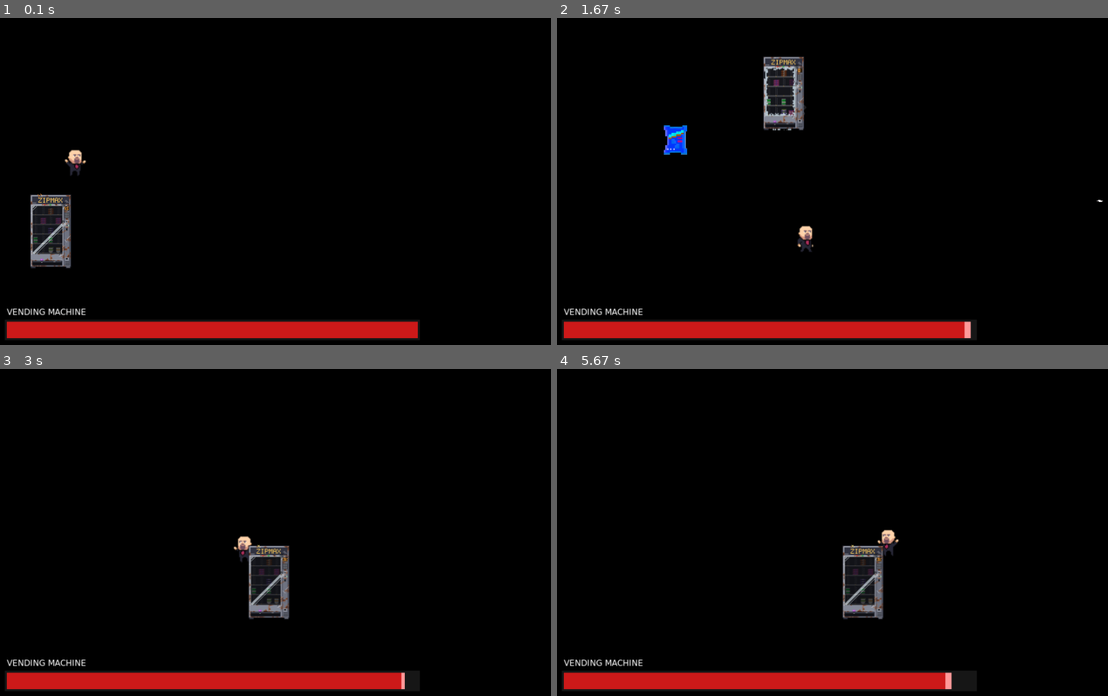
Above: before the commit, frames 1-4 (two rows, left to right).
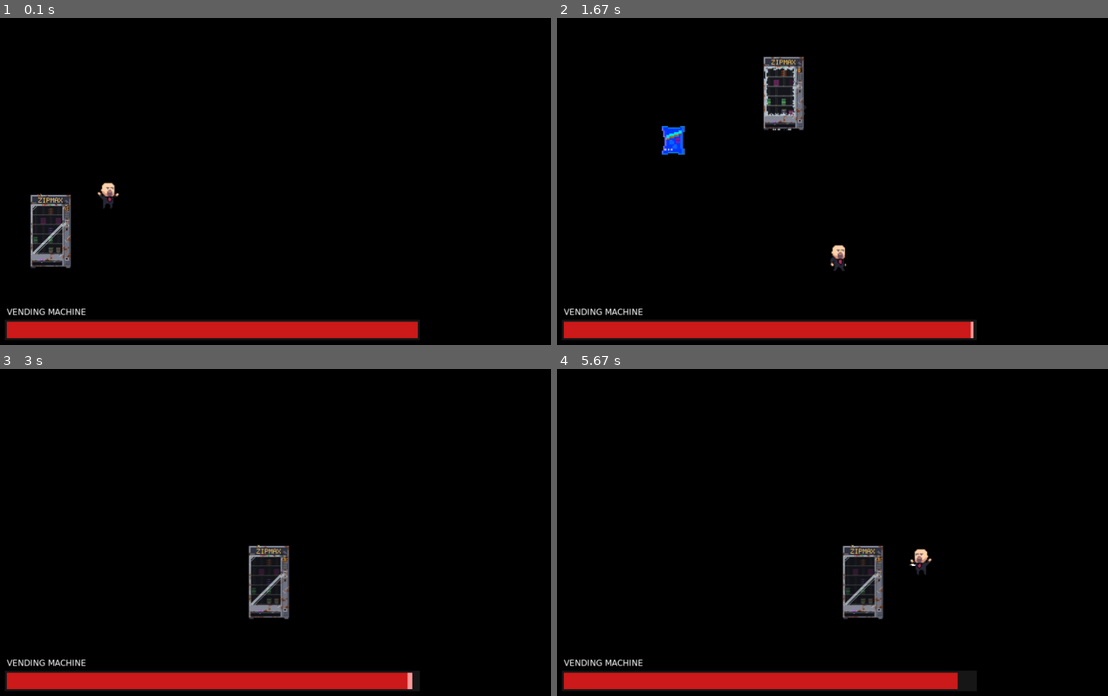
Above: after the commit, the same moments.

Repository: polgonzalez05/luathon-MasAitorGonzalezPolGarciaEnricMorerresJordiDoneuxGillesDelohenLuc
Game: LÖVE game, started from main.lua
The game is run twice, just before and just after one commit, with the same random seed, the same clock (stepped at 60 frames per second) and the same inputs.
Inputs:
- Up to frame 1 (0.1 s): no input
- Up to frame 2 (1.67 s): hold F 0.33-0.8 s; hold D 0.33-0.8 s; hold K 0.83-1.3 s; hold D 0.83-1.3 s; tap Space at 0.9, 1.2, 1.4 s; tap F at 0.98 s; hold D from 1.33 s (still down)
- Up to frame 3 (3 s): tap Space at 1.7, 1.9, 2.2, 2.4, 2.7, 2.97 s; release D at 1.8 s; hold D 1.83-2.3 s; hold A 2.33-2.87 s; tap F at 2.48 s; hold A from 2.9 s (still down)
- Up to frame 4 (5.67 s): tap K at 3.05, 4.65 s; tap Space at 3.27, 3.4, 3.7, 4.07, 4.37, 4.57, 4.87, 5.07, 5.37, 5.57 s; release A at 3.3 s; hold D 3.33-3.97 s; hold A 4-4.47 s; tap F at 4.15, 5.65 s; hold D 4.5-4.97 s; hold D 5-5.47 s; hold A from 5.5 s (still down)

The runs differ from the first frame. In frame 1, 0.3% of the frame differs, in the area x 11-22%, y 40-59%; in frame 2, 0.7%, in the area x 18-100%, y 32-98%; in frame 3, 0.3%; in frame 4, 0.5%.

Commit message:
colision y hitbox

Diff:
--- a/lib/actor.lua
+++ b/lib/actor.lua
@@ -11,6 +11,7 @@
     self.width = self.image:getWidth()
     self.height = self.image:getHeight()
     self.rot = 0
+    self.scale = Vector(1,1)
 end
 
 function Actor:update(dt)
@@ -26,21 +27,27 @@
 end
 
 function Actor:checkCollision(aa)
-    local a_left = aa.position.x
-    local a_right = aa.position.x + aa.width
-    local a_top = aa.position.y
-    local a_bottom = aa.position.y + aa.height
+    local offsetAX = aa.hitboxOffsetX or 0
+    local offsetAY = aa.hitboxOffsetY or 0
 
-    local b_left = self.position.x
-    local b_right = self.position.x + self.width
-    local b_top = self.position.y
-    local b_bottom = self.position.y + self.height
+    local offsetBX = self.hitboxOffsetX or 0
+    local offsetBY = self.hitboxOffsetY or 0
+
+    local a_left = aa.position.x + offsetAX
+    local a_right = aa.position.x + aa.width * aa.scale.x - offsetAX
+    local a_top = aa.position.y + offsetAY
+    local a_bottom = aa.position.y + aa.height * aa.scale.y - offsetAY
+
+    local b_left = self.position.x + offsetBX
+    local b_right = self.position.x + self.width * self.scale.x - offsetBX
+    local b_top = self.position.y + offsetBY
+    local b_bottom = self.position.y + self.height * self.scale.y - offsetBY
 
     if
         a_right > b_left and --and Red's left side is further to the left than Blue's right side.
-            a_left < b_right and --and Red's bottom side is further to the bottom than Blue's top side.
-            a_bottom > b_top and --and Red's top side is further to the top than Blue's bottom side then..
-            a_top < b_bottom
+        a_left < b_right and --and Red's bottom side is further to the bottom than Blue's top side.
+        a_bottom > b_top and --and Red's top side is further to the top than Blue's bottom side then..
+        a_top < b_bottom
      then
         --There is collision!
         return true
--- a/src/character.lua
+++ b/src/character.lua
@@ -18,7 +18,7 @@
 
     self.currentAnimation = ""
 
-    self.setCharacterAnimation("idle")
+    self:setCharacterAnimation("idle")
 
     self.boss = boss
     self.daño = 15
@@ -29,7 +29,7 @@
     self.gravity = 2500
     self.jumpSpeed = -750
     self.velocityY = 0
-    self.groundY = 320
+    self.groundY = 300
 
     self.maxJumpHold = 0.25
     self.jumpHoldTime = 0
@@ -53,6 +53,9 @@
 
     self.wasInAir = false
     self.shootTimer = 0
+
+    self.hitboxOffsetX = 30
+    self.hitboxOffsetY = 20
 end
 
 
@@ -131,9 +134,10 @@
     for i = #self.projectiles, 1, -1 do
         self.projectiles[i]:update(dt)
 
-
         if (self.projectiles[i]:checkCollision(self.boss)) then
+            print("BALA HA IMPACTADO")
             self.boss:restarVida(self.daño)
+            print("VIDA DEL BOSS: " .. self.boss.vida)
             table.remove(self.projectiles, i)
 
         elseif (self.projectiles[i].position.x <= -100 or self.projectiles[i].position.x > love.graphics.getWidth() + 100) then
@@ -143,15 +147,8 @@
 
     self.tCooldown = math.max(0, self.tCooldown - dt)
 
-    if (self:checkCollision(self.boss) and self.tCooldown <= 0) then
-        self.vida = self.vida - 1
-        self.parpadeo = 0.3
-        self.tCooldown = self.dañoCooldown
-
-        if (self.vida == 0) then
-            self.alive = false
-            print ("MUERTO")
-        end
+    if (self:checkCollision(self.boss)) then
+        self:recibirDaño(1)
     end
 
     self.parpadeo = math.max(0, self.parpadeo - dt)
@@ -160,14 +157,10 @@
 end
 
 function Character:shoot()
-    local offsetX = 3
-
-    if (self.facing == -1) then
-        offsetX = -3
-    end
+    local offsetX = 30
 
     local x = self.position.x + offsetX * self.scale.x
-    local y = self.position.y + 10 * self.scale.y
+    local y = self.position.y + 36 * self.scale.y
 
     local targetX = x + self.facing * 1000
     local targetY = y
@@ -194,17 +187,39 @@
     end
 end
 
+function Character:recibirDaño(n)
+    if(self.tCooldown > 0 or not self.alive) then
+        return
+    end
+
+    self.vida = self.vida - n
+    self.parpadeo = 0.3
+    self.tCooldown = self.dañoCooldown
+
+    if (self.vida <= 0) then
+        self.vida = 0
+        self.alive = false
+        print("MUERTO")
+    end
+end
+
 
 function Character:draw()
-    local drawX = self.position.x
+    local drawX = self.position.x + self.origin.x * self.scale.x
+    local drawY = self.position.y + self.origin.y * self.scale.y
 
     if (self.parpadeo > 0 and math.floor(self.parpadeo * 8) % 2 == 0) then
-        love.graphics.setColor(1, 1, 1, 0)
+        love.graphics.setColor(1,1,1,0)
     else
         love.graphics.setColor(1,1,1,1)
     end
 
-    love.graphics.draw(self.image, self.frames[math.floor(self.actFrame)], drawX, self.position.y, 0, self.scale.x * self.facing, self.scale.y, self.facing == -1 and self.width - self.origin.x or self.origin.x, self.origin.y)
+
+    love.graphics.draw(self.image, self.frames[math.floor(self.actFrame)],
+        drawX, drawY, 0,
+        self.scale.x * self.facing, self.scale.y,
+        self.facing == -1 and self.width - self.origin.x or self.origin.x,
+        self.origin.y)
 
     love.graphics.setColor(1,1,1,1)
 
--- a/src/vendingMachine.lua
+++ b/src/vendingMachine.lua
@@ -7,6 +7,8 @@
 
 function VendingMachine:new(character)
   VendingMachine.super.new(self, "src/textures/vendingMachineSpritesheet.png", 200, 250, 8, 0, 0, 24, 12)
+
+  self.proyectiles = {}
 
   self.character = character
 
@@ -44,9 +46,14 @@
     "barrido"
   }
 
+  self.scale = Vector(1,1)
+
   self.vidaMax = 1000
   self.vida = self.vidaMax
   self.vivo = true
+
+  self.hitboxOffsetX = 35
+  self.hitboxOffsetY = 10
 
   bossState = StateMachine()
 
@@ -259,12 +266,28 @@
   if love.keyboard.isDown("k") then
     actorList[2]:restarVida(20 * dt)
   end
+
+  for i = #self.proyectiles, 1, -1 do
+    self.proyectiles [i]:update(dt)
+    if (self.proyectiles[i]:checkCollision(self.character)) then
+      self.character:recibirDaño(1)
+      table.remove(self.proyectiles, i)
+
+    elseif (self.proyectiles[i].position.y > love.graphics.getHeight() + 100) then
+      table.remove(self.proyectiles, i)
+    end
+  end
+
   bossState:tick(dt)
 
 end
 
 function VendingMachine:draw()
     VendingMachine.super.draw(self)
+
+    for _, proyectil in ipairs(self.proyectiles) do
+      proyectil:draw()
+    end
 end
 
 function VendingMachine:elegirAtaque()
@@ -328,7 +351,7 @@
 
   local proyectil = Proyectil(x, y, targetX, targetY)
 
-  table.insert(proyectiles, proyectil)
+  table.insert(self.proyectiles, proyectil)
   self:terminarAtaque()
 end
 
